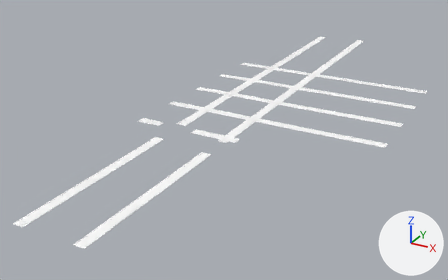
Two versions of the FBX model assets/maps/RiyadhNights/SM_RiyadhNights_Far_Streets_1.001.fbx, one commit apart.
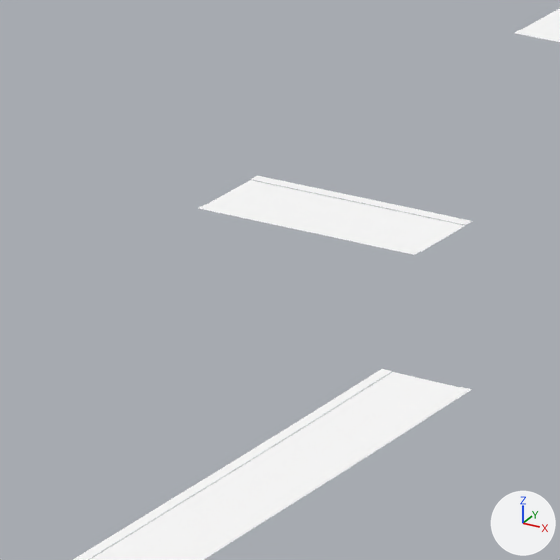
Old and new are each drawn whole from a 50 mm lens placed at (454.0, -1552.0, 548.0), pointed at (-161.0, -434.0, -11.0) and again close up on the part from 26% to 39% of the width and 36% to 56% of the height. The axes (+X, +Y, +Z) are drawn at lower right. The lights are the same throughout. The last two pictures show the newer version.

The older version as bpy lines, for what is in view:
```python
me_sm_riyadhnights_far_streets_1_001 = bpy.data.meshes.new('SM_RiyadhNights_Far_Streets_1.001')
me_sm_riyadhnights_far_streets_1_001.from_pydata(...)  # 4680 vertices, 2310 faces; spans x -298.0..200.0, y -996.0..318.0, z 54.0..55.0
# faces by material slot: [770, 1540]
me_sm_riyadhnights_far_streets_1_001.materials.append(mat_m_citystreet)
me_sm_riyadhnights_far_streets_1_001.materials.append(mat_m_concrete)
ob_sm_riyadhnights_far_streets_1_001 = bpy.data.objects.new('SM_RiyadhNights_Far_Streets_1.001', me_sm_riyadhnights_far_streets_1_001)
ob_sm_riyadhnights_far_streets_1_001.location = (0.0, 0.0, 0.0)
```
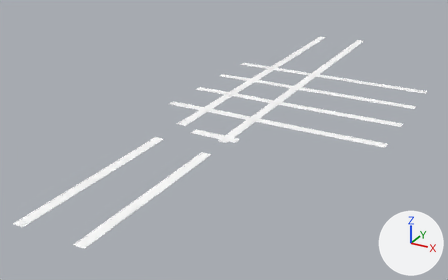
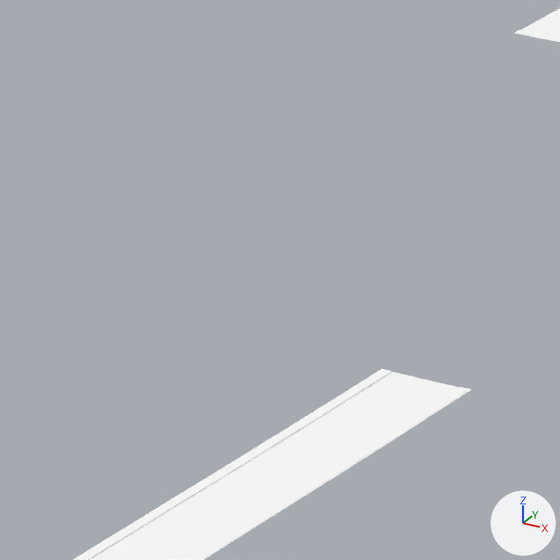
Edits to the bpy script that builds the scene:
```text
Change me_sm_riyadhnights_far_streets_1_001:
    used by ob_sm_riyadhnights_far_streets_1_001; location = (0.0, 0.0, 0.0)
    remove me_sm_riyadhnights_far_streets_1_001.from_pydata(...)  # 4680 vertices, 2310 faces; spans x -298.0..200.0, y -996.0..318.0, z 54.0..55.0
    add me_sm_riyadhnights_far_streets_1_001.from_pydata(...)  # 4620 vertices, 2283 faces; spans x -298.0..200.0, y -996.0..318.0, z 54.0..55.0
    me_sm_riyadhnights_far_streets_1_001 part 1: the loose piece of 20 vertices spanning x -298.0..-244.0, y -564.0..-548.0, z 54.0..55.0 is deleted
    me_sm_riyadhnights_far_streets_1_001 part 2: the loose piece of 20 vertices spanning x -298.0..-244.0, y -566.0..-564.0, z 54.0..55.0 is deleted
    me_sm_riyadhnights_far_streets_1_001 part 3: the loose piece of 20 vertices spanning x -298.0..-244.0, y -548.0..-546.0, z 54.0..55.0 is deleted
```

Changed parts and their boxes [x1, y1, x2, y2] in the close-ups (560 x 560 px):
part 1 of me_sm_riyadhnights_far_streets_1_001, deleted
    before: [206, 180, 464, 252]
part 2 of me_sm_riyadhnights_far_streets_1_001, deleted
    before: [199, 204, 420, 255]
part 3 of me_sm_riyadhnights_far_streets_1_001, deleted
    before: [251, 175, 471, 225]
